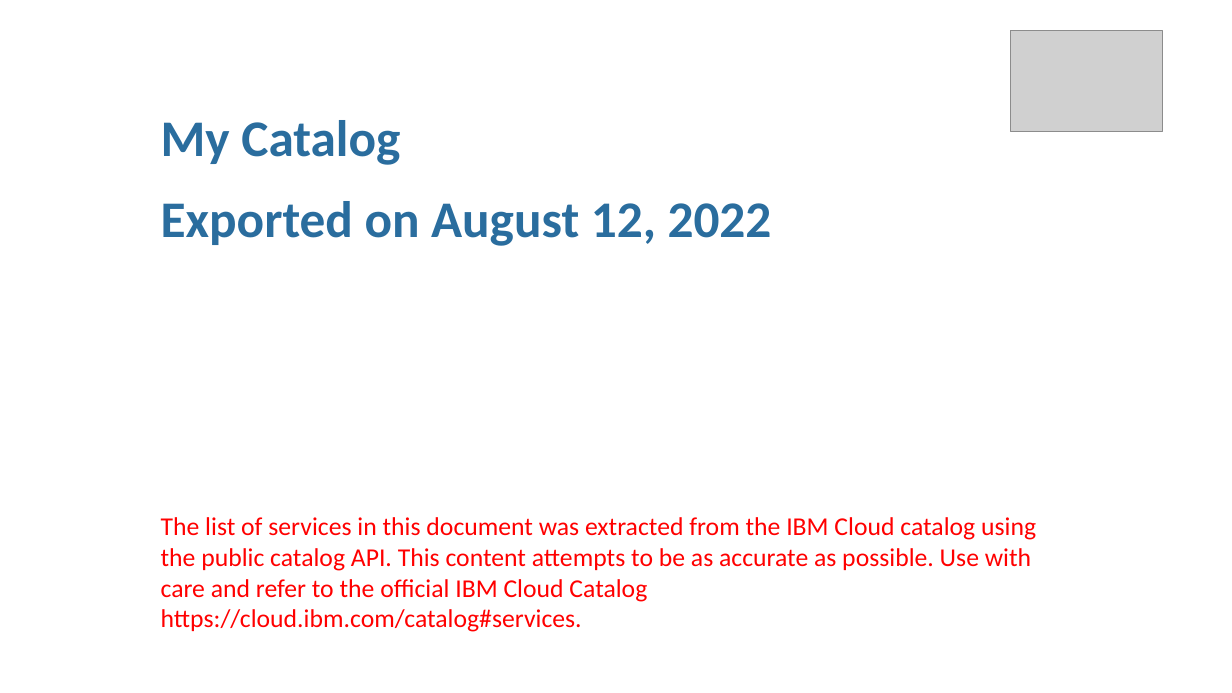
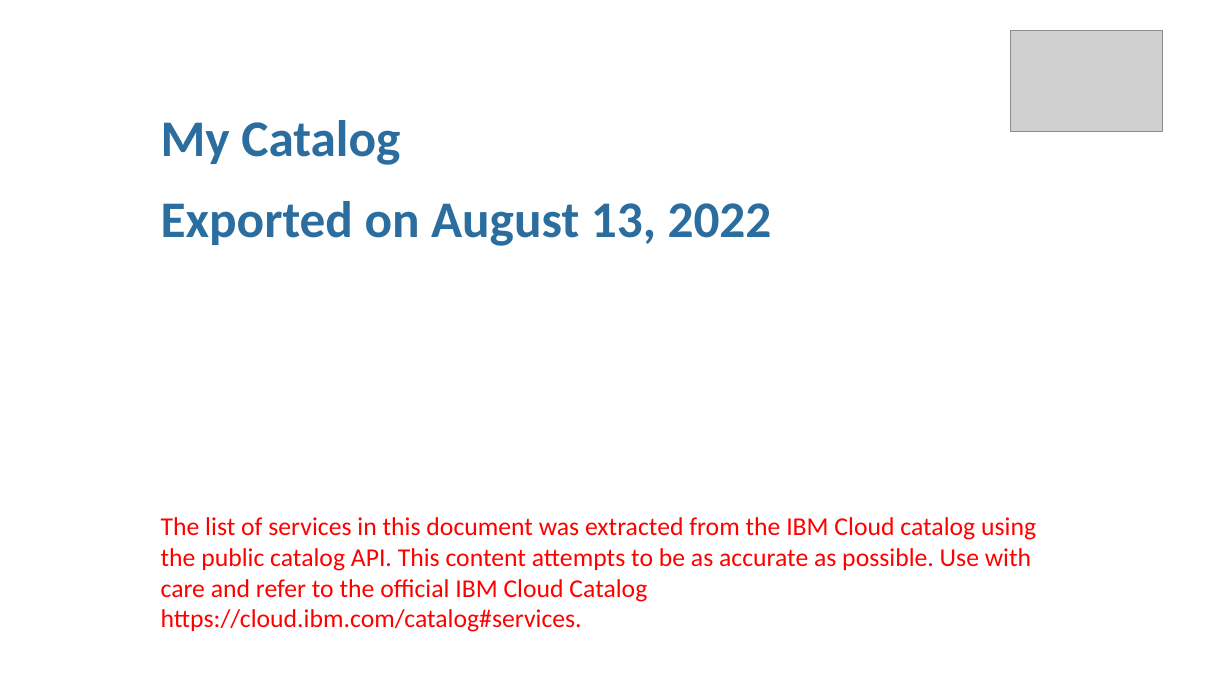
Before and after one commit to l2fprod/mycatalog, a slide deck: slide 1 of docs/generated/mycatalog.pptx. Drawn at 1232x693 pixels with LibreOffice and Linux fonts; fonts in the diff are those of the drawing; grey boxes stand for pictures. Boxes give left, top, right and bottom in pixels: in the first picture for what was removed or moved away, otherwise in the second. Text is boxed around its words. In the diff, an @@ line names an element or a change of style, - is before the commit and + after.

```diff
--- a/docs/generated/mycatalog.pptx
+++ b/docs/generated/mycatalog.pptx
@@ text at (161, 201, 772, 246): text changed @@
-Exported on August 12, 2022
+Exported on August 13, 2022
```
Also in this commit, not shown: 13 other files.
